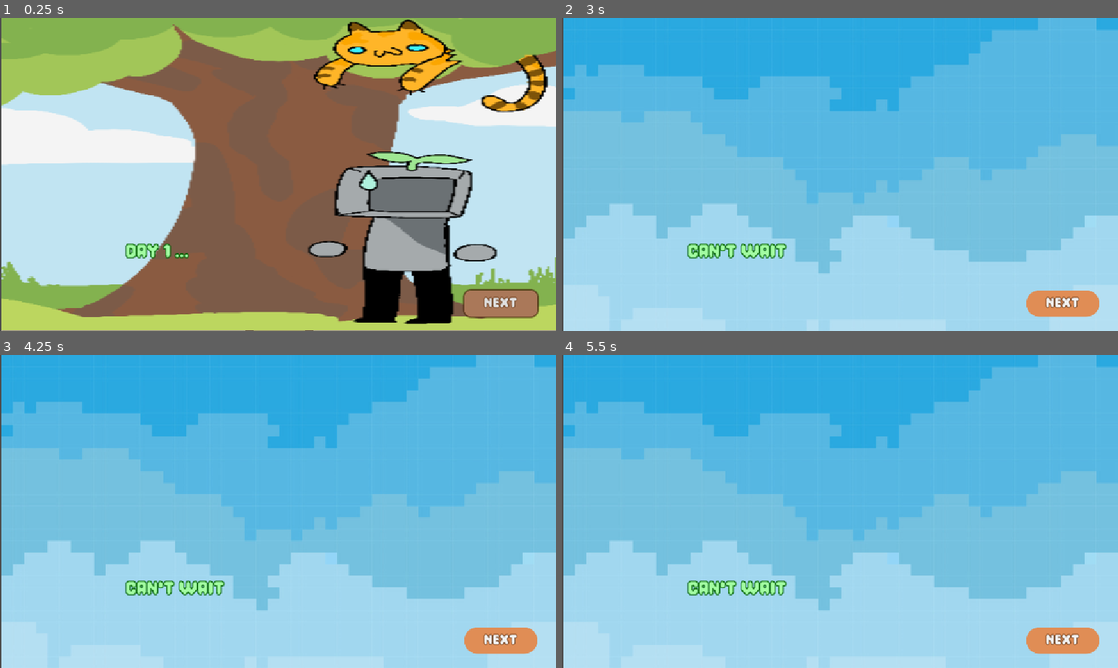
Above: before the commit, frames 1-4 (two rows, left to right).
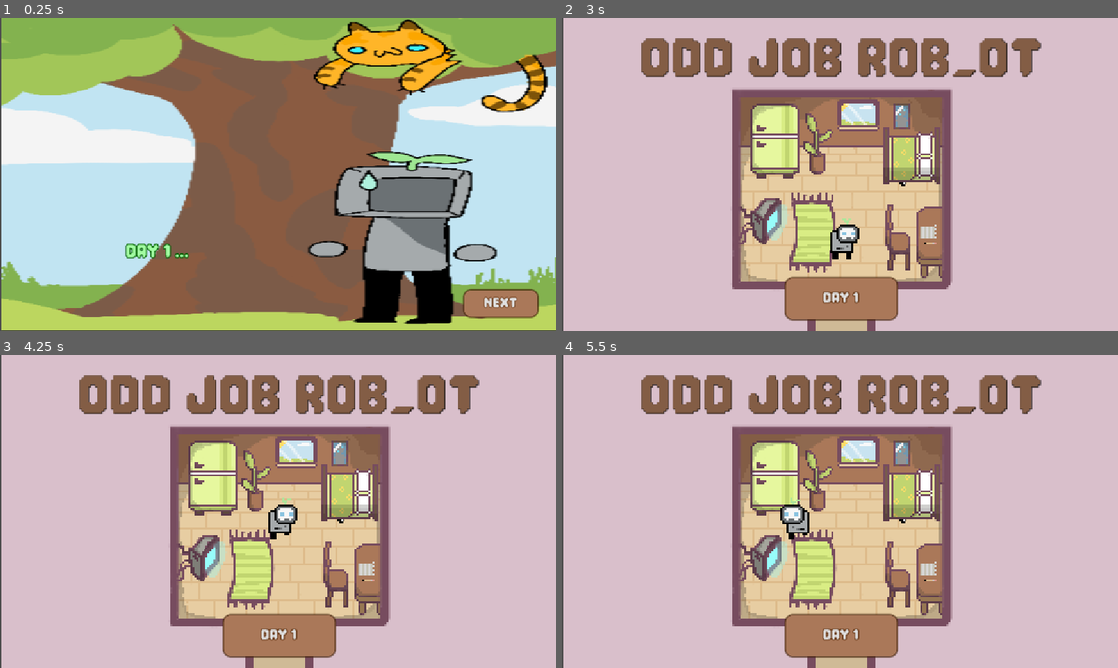
Above: after the commit, the same moments.

Repository: Ewie28/DDR
Game: Godot game, scene res://scenes/Bedroom.tscn
The game is run twice, just before and just after one commit, with the same random seed, the same clock (stepped at 60 frames per second) and the same inputs. The project has no main scene, so this scene is started directly. Sound files missing from this copy of the repository are replaced by a short silence.
Inputs (mouse positions are in pixels of both pictures, inside the frame that each line leads up to):
- Up to frame 1 (0.25 s): no input
- Up to frame 2 (3 s): click (840, 299) at 0.5 s, where only the run before the commit has a clickable "Day 1"; click "Next" at 1.25 s; click "Next" at 2 s; tap Enter at 2.75 s; hold Up (button_UP) from 2.78 s (still down)
- Up to frame 3 (4.25 s): keep holding Up (button_UP)
- Up to frame 4 (5.5 s): release Up (button_UP) at 4.28 s; hold Left (button_LEFT) from 4.28 s (still down)

The runs differ from the first frame. In frame 1, 0.2% of the frame differs, in the area x 0-100%, y 99-100%; in frame 2, 100%; in frame 3, 100%, in the area x 0-100%, y 0-100%; in frame 4, 100%.

Commit message:
Fixed start screen visibilities

Diff:
--- a/ddr/scenes/Bedroom.tscn
+++ b/ddr/scenes/Bedroom.tscn
@@ -85,7 +85,7 @@
 visible = false
 layout_mode = 0
 offset_right = 1152.0
-offset_bottom = 647.0
+offset_bottom = 648.0
 
 [node name="CutsceneImage" type="TextureRect" parent="CutscenePanel"]
 layout_mode = 0
--- a/ddr/scripts/cutscene_manager.gd
+++ b/ddr/scripts/cutscene_manager.gd
@@ -49,6 +49,9 @@
 var cutscene_text
 var next_button
 
+var normal_panel
+var normal_button
+
 # Cutscene state
 var current_cutscene = []
 var current_frame = 0
@@ -75,6 +78,8 @@
 	cutscene_image = cutscene_panel.get_node("CutsceneImage")
 	cutscene_text = cutscene_panel.get_node("CutsceneText")
 	next_button = cutscene_panel.get_node("NextButton")
+	normal_panel = bedroom.get_node("Panel")
+	normal_button = bedroom.get_node("Button")
 
 	# Connect button signal again to avoid duplicate connections
 	next_button.pressed.disconnect(_on_next_button_pressed)
@@ -133,6 +138,8 @@
 	current_cutscene = cutscenes[cutscene_name]["scenes"]
 	current_frame = 0
 	cutscene_panel.visible = true
+	normal_button.visible = false
+	normal_panel.visible = false
 
 	show_current_frame()
 	print("Playing cutscene: " + cutscene_name)
@@ -159,6 +166,8 @@
 func end_cutscene():
 	cutscene_panel.visible = false
 	is_in_cutscene = false
+	normal_button.visible = true
+	normal_panel.visible = true
 
 	if has_node("/root/MusicManager"):
 		get_node("/root/MusicManager").stop_cutscene_music()  # Stop robot sound
